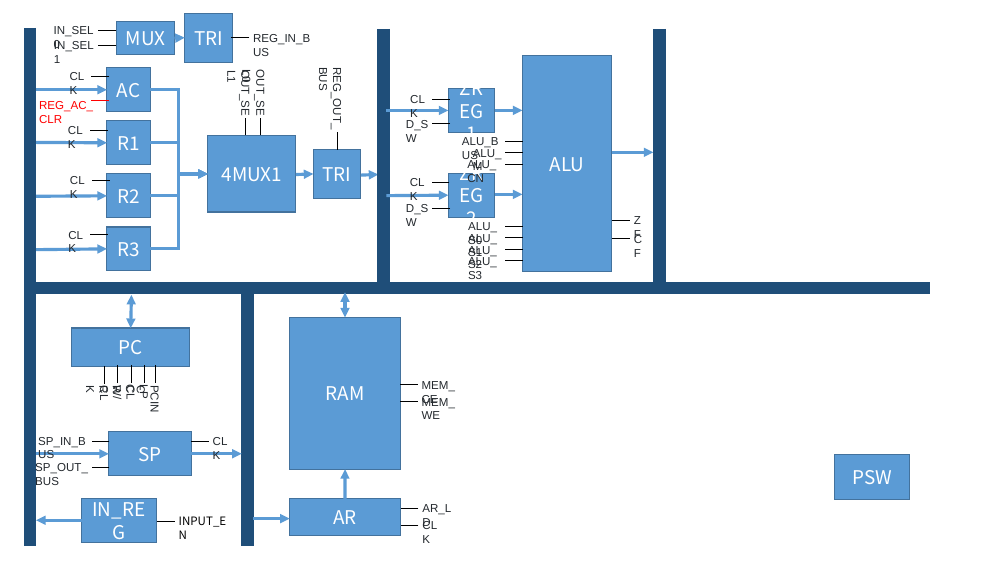
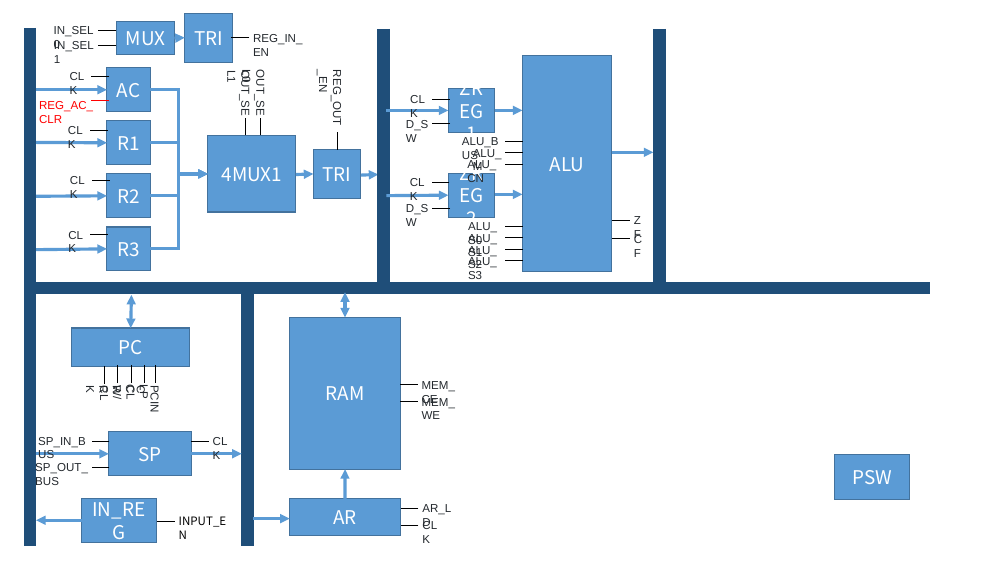
Before and after one commit to clpl/proteus-CPU, a slide deck: slide 1 of 数据通路图.pptx. Drawn at 1008x567 pixels with LibreOffice and Linux fonts; fonts in the diff are those of the drawing. Boxes give left, top, right and bottom in pixels: in the first picture for what was removed or moved away, otherwise in the second. Text is boxed around its words. In the diff, an @@ line names an element or a change of style, - is before the commit and + after.

```diff
--- a/数据通路图.pptx
+++ b/数据通路图.pptx
@@ text at (253, 34, 302, 56): text changed @@
-REG_IN_BUS
+REG_IN_EN
@@ text at (317, 72, 344, 125): text changed @@
-REG_OUT_BUS
+REG_OUT_EN
```
Also in this commit, not shown: 3 other files.
